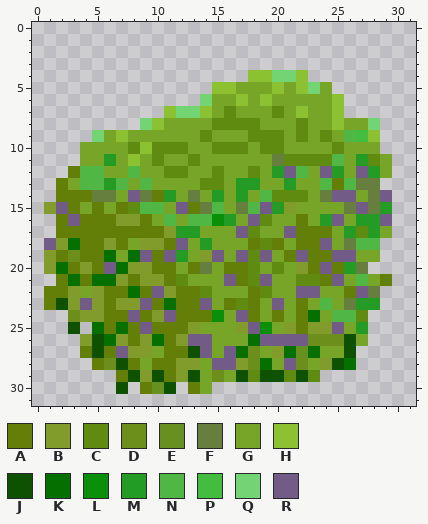
Edited in one commit: pixel-art sprite (World/Bushes32x32_marsh.png). Above is the file before it was changed.
The file is 32x32 pixels. Colours within 5 levels of each other are drawn and written as one.
Palette (. is transparent): A #637f07  B #819c2b  C #5e8b10  D #6c8f1b  E #66901f  F #667e3e  G #77a528  H #8cc132  J #0e5100  K #056f00  L #0a8f08  M #249b24  N #50b644  P #43bd40  Q #72d473  R #735b87
Pixels before, first column x 1:
 4 .................HHQQH.......
 5 ..............HHGGGHGHQG.....
 6 .............QGGHGHGGGGGH....
 7 ..........HQQHGCGGGCGHGGH....
 8 ........QHGGGGCCCCGGGCGGHGGQ.
 9 ....QGHGGGGGGCGGGCCCGCGCGNPH.
10 ...GGGGCHCCCGGCCCGCCGGGGCGGG.
11 ...GGMGHGCGGCGGGGGGFCCCCNGMCG
12 ..ANNGGNGGCCGGCGGCGMRNGRMGRMG
13 .AGNNMNGNGGGGCCGMMGGMGGNANFF.
14 .AAAFFGRFAMGFGMGMGNCCCGFRRGFR
15 BRAGAGACNNGRAFNGFNRMBGGGGFRFM
16 .ARAAABBAGNGNNLMGRCGGAGMRGMMR
17 .AAAAAAAAABMMGGGRCGGRAAAGMCMG
18 RBKAABAGBBARGMGGGACAGAARGFNN.
19 BADAAKGKRARMGBRGRCRGARAARRGG.
20 BKABARKBBAAGAFGAACGCGBARAMF..
21 .AKAKKBABBACGGGRACRGGCCARGNGA
22 AABGBAAKARBAACGGGACGGRRGGARF.
23 AJBRBABBRAKAARGACAGRGAGNGFMM.
24 ..DBBAARABRAAALGRAGAGAKGNNC..
25 ..J.KAKARAAABGGGBRLGBABBRGM..
26 ...BJKBABKABRRGGGKRRRRDDDJG..
27 ...AJARBBGAAJRGRKDGBKEKGGJ...
28 ....ADJAGAABBGRRBDKGRDGBJK...
29 ......AJBJABJGDGJCJJCJC......
30 ......J.AEJ.AG...............
The result:
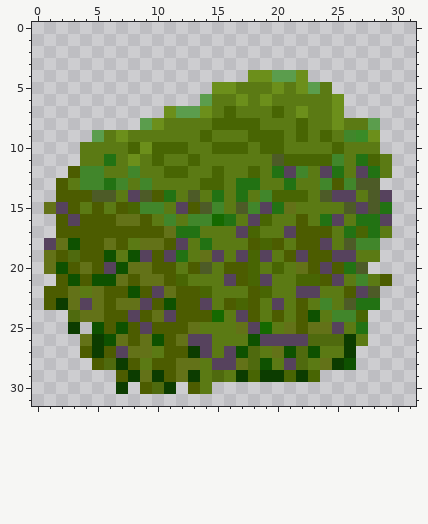
What changed:
colour A: #637f07 -> #4c5c00
colour B: #819c2b -> #637218
colour C: #5e8b10 -> #486503
colour D: #6c8f1b -> #4f6a0e
colour F: #667e3e -> #4d5b27
colour G: #77a528 -> #5b7a14
colour H: #8cc132 -> #6c8f1b
colour J: #0e5100 -> #0c3c00
colour K: #056f00 -> #0e5100
colour L: #0a8f08 -> #156900
colour M: #249b24 -> #227213
colour N: #50b644 -> #41862b
colour P: #43bd40 -> #398b27
colour Q: #72d473 -> #5b9d4d
colour R: #735b87 -> #56425d
y 27: x 22 E -> D
y 30: x 10 E -> D
Where, in picture pixels (left, top, right, bottom), the same in both pictures:
changed: (44, 70, 392, 394)
